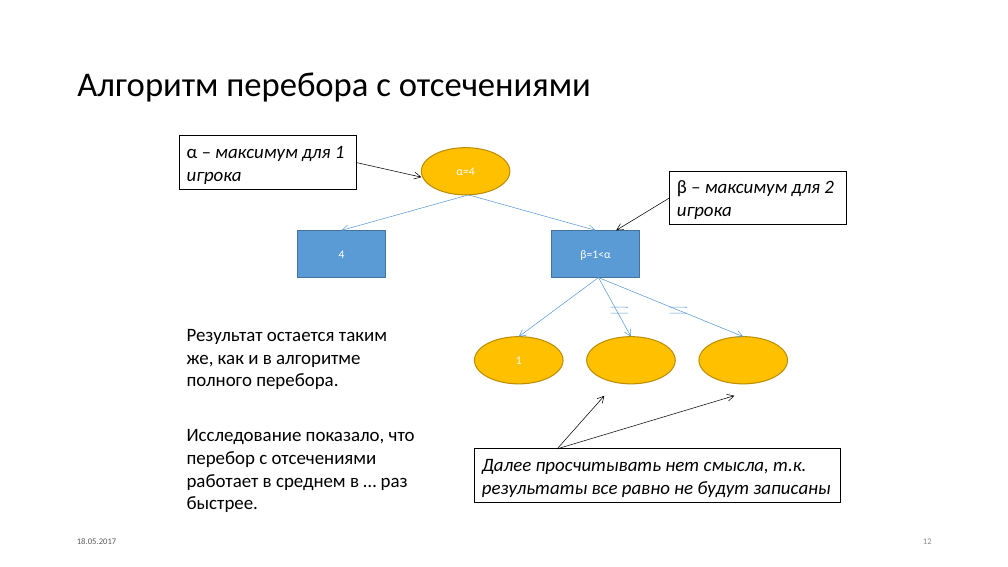
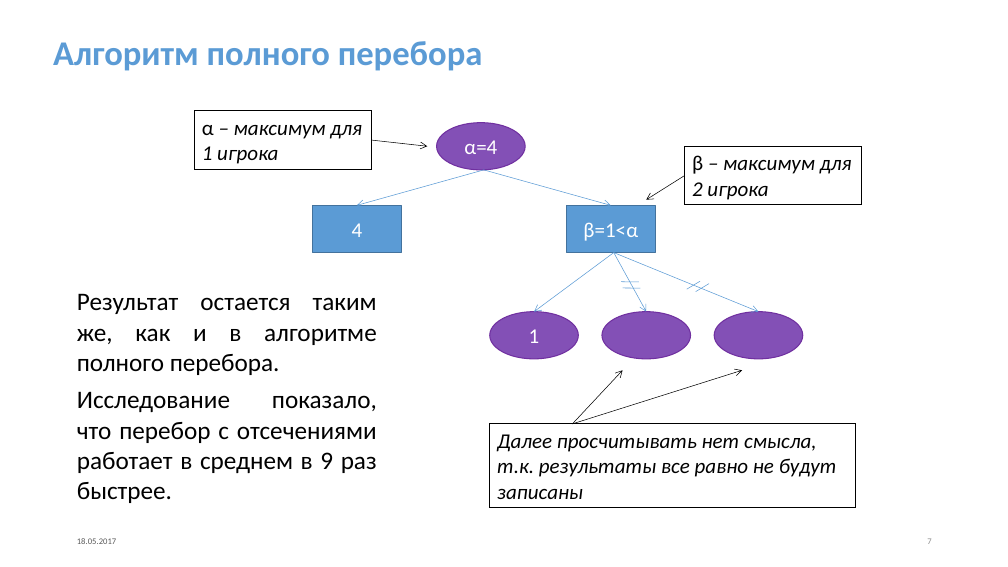
Before and after one commit to GrachevaElena/Checkers, a slide deck: slide 7 of ProjectNewDesign.pptx (slide 12 before the commit). Drawn at 1008x567 pixels with LibreOffice and Linux fonts; fonts in the diff are those of the drawing. Boxes give left, top, right and bottom in pixels: in the first picture for what was removed or moved away, otherwise in the second. Text is boxed around its words. In the diff, an @@ line names an element or a change of style, - is before the commit and + after.

```diff
--- a/ProjectNewDesign.pptx
+++ b/ProjectNewDesign.pptx
@@ text added at (53, 41, 483, 71), 33 pt, text #5B9BD5, bold @@
+Алгоритм полного перебора
@@ title removed at (77, 72, 591, 102) @@
-Алгоритм перебора с отсечениями
@@ rectangle "α – максимум для 1 ...": place and size @@
-rectangle "α – максимум для 1 ..." at (179, 136, 356, 190)
+rectangle "α – максимум для 1 ..." at (194, 111, 371, 169)
@@ arrow moved from (356, 163) - (421, 177) to (372, 140) - (427, 147) @@
@@ ellipse "α=4" at (436, 123, 525, 170): size 11 to 20 pt; fill #FFC000 to #8350B6; outline #BD8E00 1 pt to #7030A0 1 pt @@
@@ size 18 to 20 pt in 3 elements at (490, 424, 856, 508), (194, 111, 371, 169), (685, 147, 862, 205) @@
@@ rectangle "β – максимум для 2 ...": place and size @@
-rectangle "β – максимум для 2 ..." at (669, 172, 846, 225)
+rectangle "β – максимум для 2 ..." at (685, 147, 862, 205)
@@ arrow moved from (669, 198) - (616, 231) to (685, 175) - (647, 200) @@
@@ rectangle "4" at (312, 206, 401, 253): size 11 to 20 pt @@
@@ rectangle "β=1<α" at (566, 206, 655, 253): size 11 to 20 pt @@
@@ text "Результат остается таким же, как ...": place and size @@
-text "Результат остается таким же, как ..." at (187, 329, 387, 389)
+text "Результат остается таким же, как ..." at (77, 293, 377, 375)
@@ text "Результат остается таким же, как ..." at (77, 293, 377, 375): size 18 to 24 pt; alignment left to justified @@
@@ line moved from (610, 307) - (628, 307) to (622, 282) - (639, 282) @@
@@ line moved from (669, 313) - (687, 313) to (687, 290) - (700, 281) @@
@@ line moved from (669, 307) - (687, 307) to (696, 292) - (709, 284) @@
@@ ellipse "1" at (490, 312, 578, 359): size 11 to 20 pt; fill #FFC000 to #8350B6; outline #BD8E00 1 pt to #7030A0 1 pt @@
@@ ellipse at (602, 312, 690, 359): fill #FFC000 to #8350B6; outline #BD8E00 1 pt to #7030A0 1 pt @@
@@ 5 arrows, 4 ellipses, 2 rectangles, 1 line: place and size @@
-5 arrows, 4 ellipses, 2 rectangles, 1 line at (297, 147, 787, 384)
+5 arrows, 4 ellipses, 2 rectangles, 1 line at (312, 123, 803, 359)
@@ ellipse at (715, 312, 803, 359): fill #FFC000 to #8350B6; outline #BD8E00 1 pt to #7030A0 1 pt @@
@@ arrow moved from (557, 449) - (734, 395) to (572, 424) - (743, 371) @@
@@ arrow moved from (557, 449) - (604, 395) to (572, 424) - (623, 371) @@
@@ text at (77, 391, 377, 503): text changed; size 18 to 24 pt @@
-Исследование показало, что перебор с отсечениями работает в среднем в … раз быстрее.
+Исследование показало, что перебор с отсечениями работает в среднем в 9 раз быстрее.
@@ rectangle "Далее просчитывать нет смысла, т.к. ...": place and size @@
-rectangle "Далее просчитывать нет смысла, т.к. ..." at (475, 449, 841, 503)
+rectangle "Далее просчитывать нет смысла, т.к. ..." at (490, 424, 856, 508)
@@ page number at (927, 538, 931, 544): text changed @@
-12
+7
```
Also in this commit, not shown: 9 other slides changed, 5 slides added, 6 slides removed.
